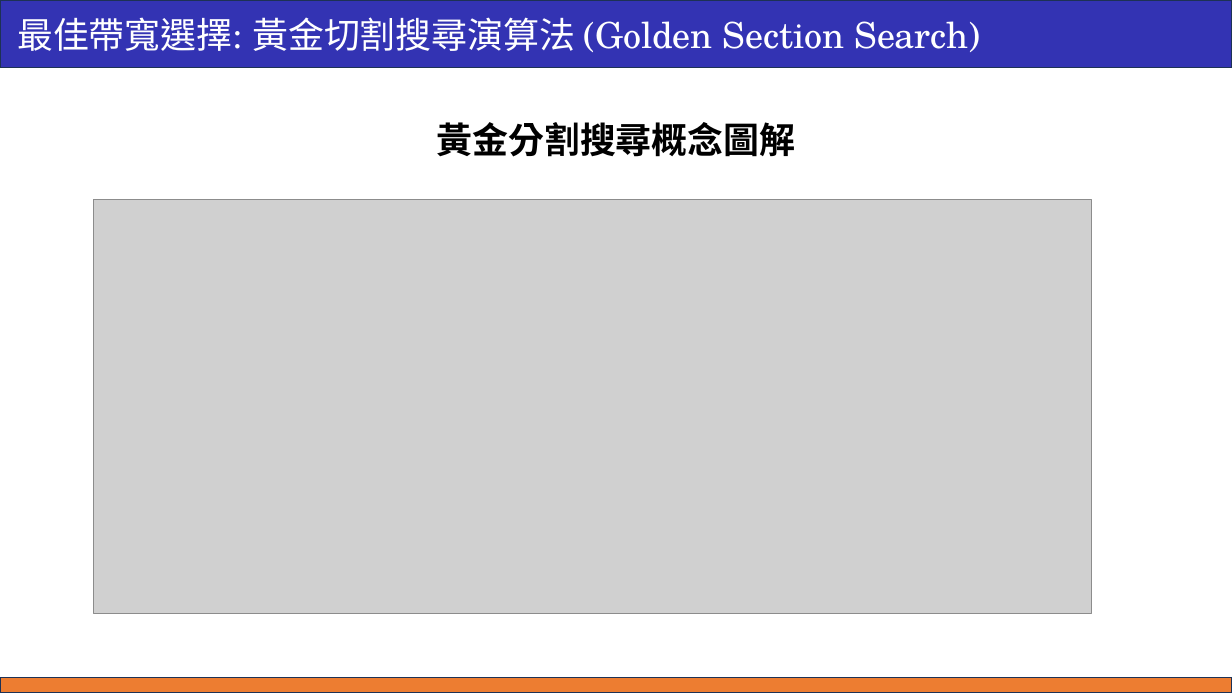
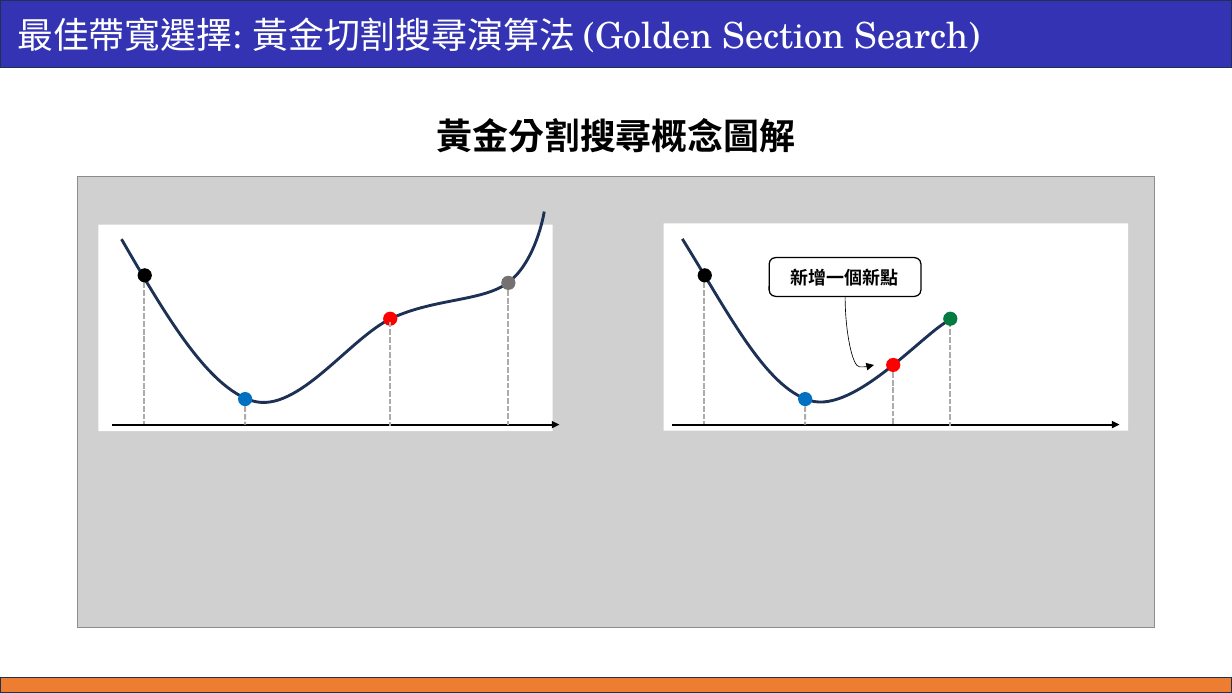
Before and after one commit to ricki0313/GWR_hw, a slide deck: slide 53 of theory_01/report/GWR_report_01.pptx. Drawn at 1232x693 pixels with LibreOffice and Linux fonts; fonts in the diff are those of the drawing; grey boxes stand for pictures. Boxes give left, top, right and bottom in pixels: in the first picture for what was removed or moved away, otherwise in the second. Text is boxed around its words. In the diff, an @@ line names an element or a change of style, - is before the commit and + after.

```diff
--- a/theory_01/report/GWR_report_01.pptx
+++ b/theory_01/report/GWR_report_01.pptx
@@ text "黃金分割搜尋概念圖解": place and size @@
-text "黃金分割搜尋概念圖解" at bbox=[437, 122, 796, 157]
+text "黃金分割搜尋概念圖解" at bbox=[437, 118, 796, 153]
@@ picture: place and size @@
-picture at bbox=[93, 200, 1092, 614]
+picture at bbox=[78, 177, 1155, 628]
@@ group added at bbox=[98, 212, 1128, 432]: 8 lines, 8 ellipses, 2 rectangles, 2 freeform shapes, 2 arrows, 1 rounded rectangle @@
+新增一個新點
@@ curved arrow added from (846, 297) to (874, 365), #000000 0.5 pt @@
```
Also in this commit, not shown: 1 other slide changed.
